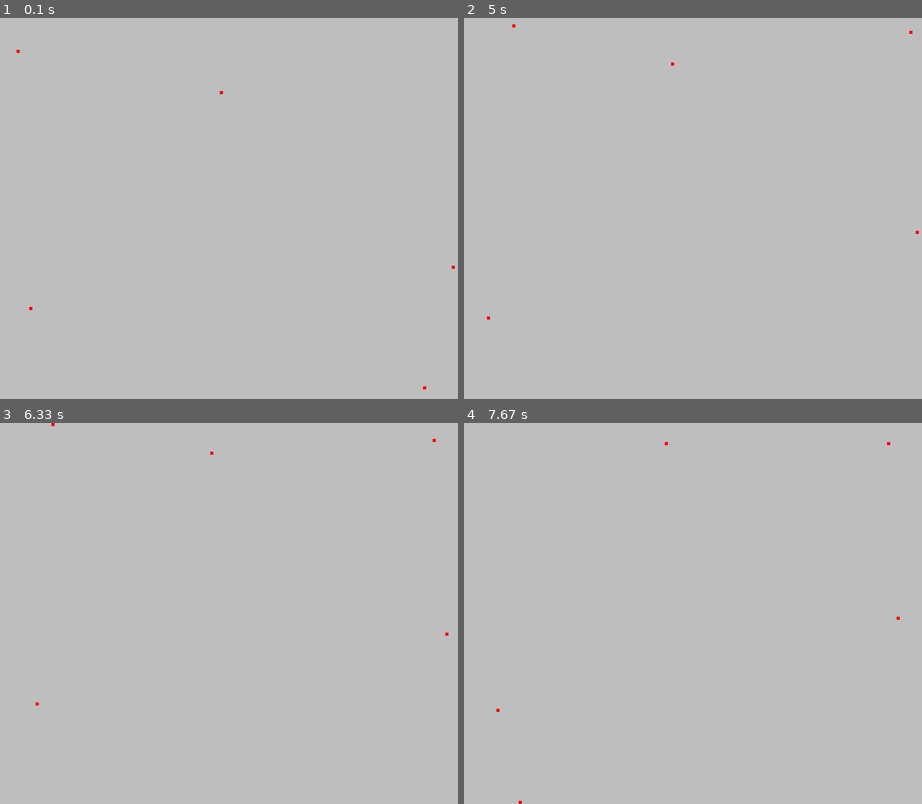
Above: before the commit, frames 1-4 (two rows, left to right).
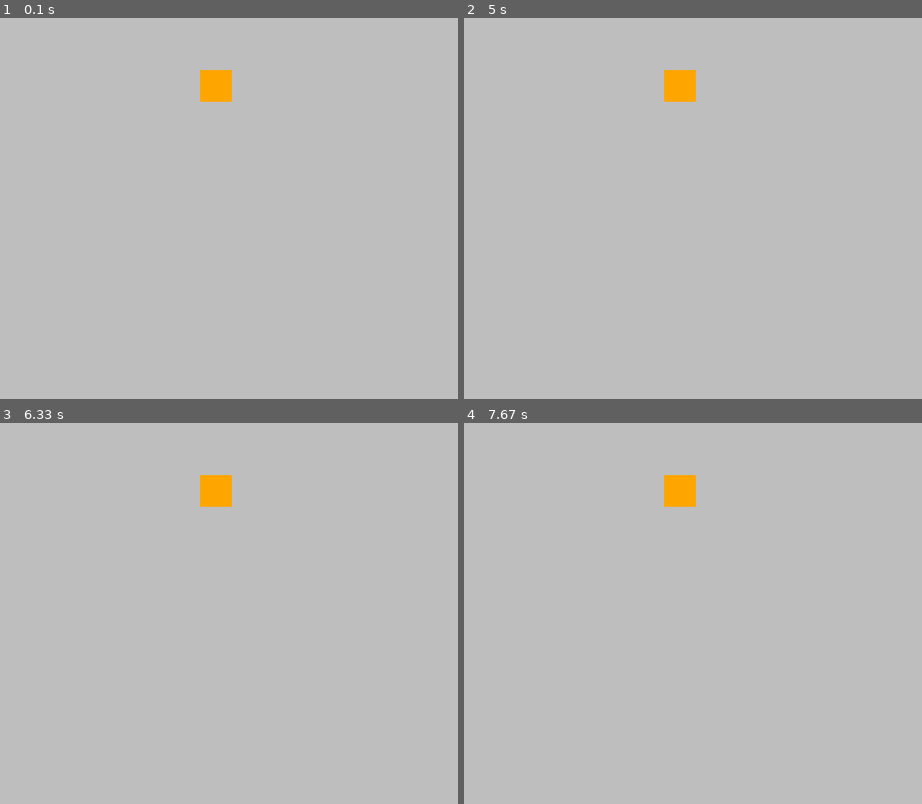
Above: after the commit, the same moments.

Repository: bhunao/pygamelibs
Game: pygame game, started from main.py
The game is run twice, just before and just after one commit, with the same random seed, the same clock (stepped at 60 frames per second) and the same inputs.
Inputs:
- Up to frame 1 (0.1 s): no input
- Up to frame 2 (5 s): tap Enter at 0.33 s
- Up to frame 3 (6.33 s): no input
- Up to frame 4 (7.67 s): no input

The runs differ from the first frame. In frame 1, 0.6% of the frame differs, in the area x 3-100%, y 8-98%; in frame 2, 0.6%, in the area x 4-100%, y 1-80%; in frame 3, 0.6%; in frame 4, 0.6%.

Commit message:
creatd default system

Diff:
--- /dev/null
+++ b/builder.py
@@ -0,0 +1,18 @@
+from enum import Enum
+from config import WIDTH, HEIGHT, UPSCALE
+from systems.default_system import DefaultSystem
+from systems.constructor import default_builder, wrap_grid_builder
+from systems.wrap_grid import WrapGridSystem
+
+
+
+
+class Builders(Enum):
+    Default = default_builder, DefaultSystem
+    WrapGrid = wrap_grid_builder, WrapGridSystem
+
+
+def constructor(builder: Builders = Builders.Default, width=WIDTH, height=HEIGHT,
+                upscale=UPSCALE):
+    builder_func, system = builder.value
+    return lambda: builder_func(system, width, height, upscale)
--- a/config.py
+++ b/config.py
@@ -1,5 +1,10 @@
+from typing import Tuple
+
+
 NAME = 'example project'
 WIDTH = 800
 HEIGHT = 600
 UPSCALE = 5
 BACKGROUND_COLOR = 'gray'
+
+position = Tuple[int, int]
--- a/constructor.py
+++ /dev/null
@@ -1,42 +0,0 @@
-import sys
-import pygame
-
-from config import WIDTH, HEIGHT, UPSCALE
-
-from pygame import display, Surface, init
-from pygame.time import Clock
-from pygame.transform import scale
-
-
-def constructor(system, width=WIDTH, height=HEIGHT, upscale=UPSCALE):
-    def product(system, width, height, upscale):
-        init()
-        width = width / upscale
-        height = height / upscale
-
-        screen = display.set_mode((width*upscale, height*upscale))
-        down_scale_screen = Surface((width, height))
-        clock = Clock()
-
-        system = system(down_scale_screen).start()
-
-        while True:
-            down_scale_screen.fill("gray")
-
-            for event in pygame.event.get():
-                if event.type == pygame.QUIT:
-                    pygame.quit()
-                    sys.exit()
-                if event.type == pygame.KEYDOWN:
-                    if event.key == pygame.K_ESCAPE:
-                        pygame.quit()
-                        exit()
-
-            system.update()
-
-            scaled_win = scale(down_scale_screen, (width*upscale, height*upscale))
-            screen.blit(scaled_win, (0, 0))
-            pygame.display.flip()
-            clock.tick(15)
-
-    return lambda: product(system, width, height, upscale)
--- a/main.py
+++ b/main.py
@@ -1,5 +1,4 @@
-from constructor import constructor
-from wrap_grid import System
+from builder import Builders, constructor
 
 if __name__ == '__main__':
-    constructor(System)()
+    constructor(Builders.Default)()
--- /dev/null
+++ b/systems/base_system.py
@@ -0,0 +1,30 @@
+from abc import ABC, abstractmethod
+from typing import Dict, Tuple
+
+from pygame import Color, Surface
+from config import position
+
+
+class System(ABC):
+    entities: Dict[Tuple[int], Color]
+    surface: Surface
+
+    @abstractmethod
+    def start(self):
+        pass
+
+    @abstractmethod
+    def create(self, entity, n=1):
+        pass
+
+    @abstractmethod
+    def draw(self, pos, color) -> None:
+        pass
+
+    @abstractmethod
+    def move(self, pos: position, new_pos: position) -> position:
+        pass
+
+    @abstractmethod
+    def update(self) -> None:
+        pass
--- /dev/null
+++ b/systems/constructor.py
@@ -0,0 +1,68 @@
+from enum import Enum
+import sys
+import pygame
+
+from config import WIDTH, HEIGHT, UPSCALE
+
+from pygame import display, Surface, init
+from pygame.time import Clock
+from pygame.transform import scale
+
+
+def wrap_grid_builder(system, width, height, upscale):
+    init()
+    width = width / upscale
+    height = height / upscale
+
+    screen = display.set_mode((width*upscale, height*upscale))
+    down_scale_screen = Surface((width, height))
+    clock = Clock()
+
+    system = system(down_scale_screen).start()
+
+    while True:
+        down_scale_screen.fill("gray")
+
+        for event in pygame.event.get():
+            if event.type == pygame.QUIT:
+                pygame.quit()
+                sys.exit()
+            if event.type == pygame.KEYDOWN:
+                if event.key == pygame.K_ESCAPE:
+                    pygame.quit()
+                    exit()
+
+        system.update()
+
+        scaled_win = scale(down_scale_screen, (width*upscale, height*upscale))
+        screen.blit(scaled_win, (0, 0))
+        pygame.display.flip()
+        clock.tick(15)
+
+
+def default_builder(system, width, height, upscale):
+    init()
+    width = width / upscale
+    height = height / upscale
+
+    screen = display.set_mode((width*upscale, height*upscale))
+    clock = Clock()
+
+    system = system(screen).start()
+
+    while True:
+        screen.fill("gray")
+
+        for event in pygame.event.get():
+            if event.type == pygame.QUIT:
+                pygame.quit()
+                sys.exit()
+            if event.type == pygame.KEYDOWN:
+                if event.key == pygame.K_ESCAPE:
+                    pygame.quit()
+                    exit()
+
+        system.update()
+
+        pygame.display.flip()
+        clock.tick(15)
--- a/wrap_grid.py
+++ b/systems/default_system.py
@@ -3,18 +3,21 @@
 from typing import Dict, Tuple
 
 from pygame import Color, Surface
+from pygame import Rect, draw
 
-from constructor import constructor
-
-position = Tuple[int, int]
+from config import position
+from systems.base_system import System
 
 
-class System:
+
+class DefaultSystem(System):
     entities: Dict[Tuple[int], Color] = dict()
     surface: Surface
 
     def start(self):
-        self.create('red', 5)
+        entity = Rect(0, 0, 50, 50)
+        # TODO: fix create only drawing 1 entity for some reason
+        self.create(entity, 5)
         return self
 
     def __init__(self, surface) -> None:
@@ -27,10 +30,12 @@
                 pos = random.randint(0, max_x), random.randint(0, max_y)
                 if self.entities.get(pos) is None:
                     break  # retry 5 times
+            entity.center = pos
+            print(pos)
             self.entities[pos] = entity
 
-    def draw(self, pos, color) -> None:
-        self.surface.set_at(pos, color)
+    def draw(self, color, entity) -> None:
+        draw.rect(self.surface, color, entity)
 
     def move(self, pos: position, new_pos: position) -> position:
         min_point = 0, 0
@@ -57,9 +62,5 @@
                 random.randint(-1, 1), pos[1] + random.randint(-1, 1)
             pos = self.move(pos, new_pos)
             new_dict[pos] = entity
-            self.draw(pos, entity)
+            self.draw('orange', entity)
         self.entities = new_dict
-
-
-if __name__ == '__main__':
-    constructor(System)()
--- /dev/null
+++ b/systems/wrap_grid.py
@@ -0,0 +1,61 @@
+import random
+
+from typing import Dict, Tuple
+
+from pygame import Color, Surface
+
+from config import position
+from systems.base_system import System
+
+
+
+class WrapGridSystem(System):
+    entities: Dict[Tuple[int], Color] = dict()
+    surface: Surface
+
+    def start(self):
+        self.create('red', 5)
+        return self
+
+    def __init__(self, surface) -> None:
+        self.surface = surface
+
+    def create(self, entity, n=1):
+        max_x, max_y = self.surface.get_size()
+        for _ in range(n):
+            for __ in range(5):
+                pos = random.randint(0, max_x), random.randint(0, max_y)
+                if self.entities.get(pos) is None:
+                    break  # retry 5 times
+            self.entities[pos] = entity
+
+    def draw(self, pos, color) -> None:
+        self.surface.set_at(pos, color)
+
+    def move(self, pos: position, new_pos: position) -> position:
+        min_point = 0, 0
+        max_point = self.surface.get_size()
+        if self.entities.get(new_pos) is None:
+            x, y = new_pos
+            min_x, min_y = min_point
+            max_x, max_y = max_point
+            if x < min_x:
+                x = max_x
+            elif x > max_x:
+                x = min_x
+            if y < min_y:
+                y = max_y
+            elif y > max_y:
+                y = min_y
+            return x, y
+        return pos
+
+    def update(self) -> None:
+        new_dict = dict()
+        for pos, entity in self.entities.items():
+            new_pos = pos[0] + \
+                random.randint(-1, 1), pos[1] + random.randint(-1, 1)
+            pos = self.move(pos, new_pos)
+            new_dict[pos] = entity
+            self.draw(pos, entity)
+        self.entities = new_dict
